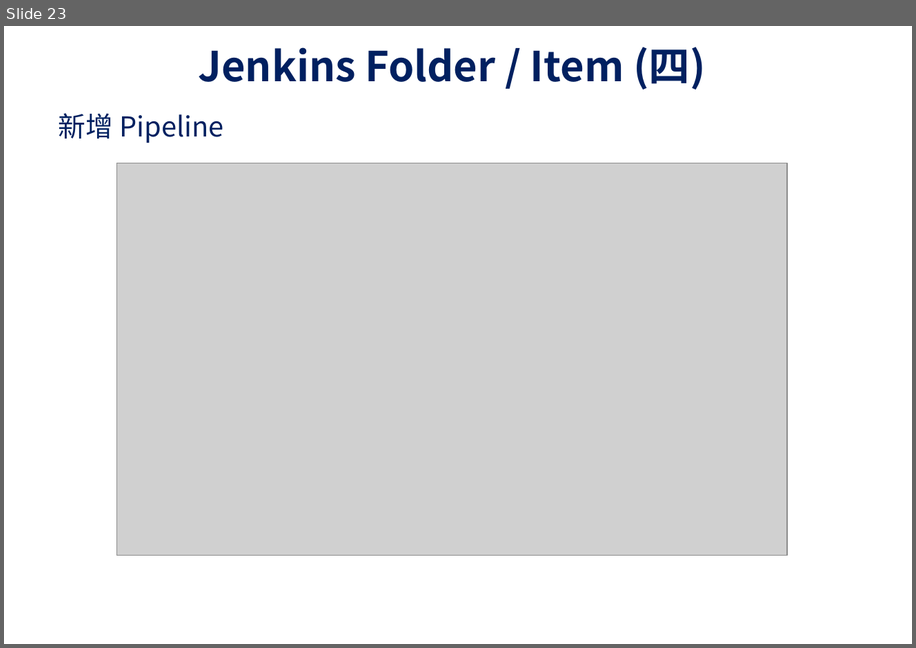
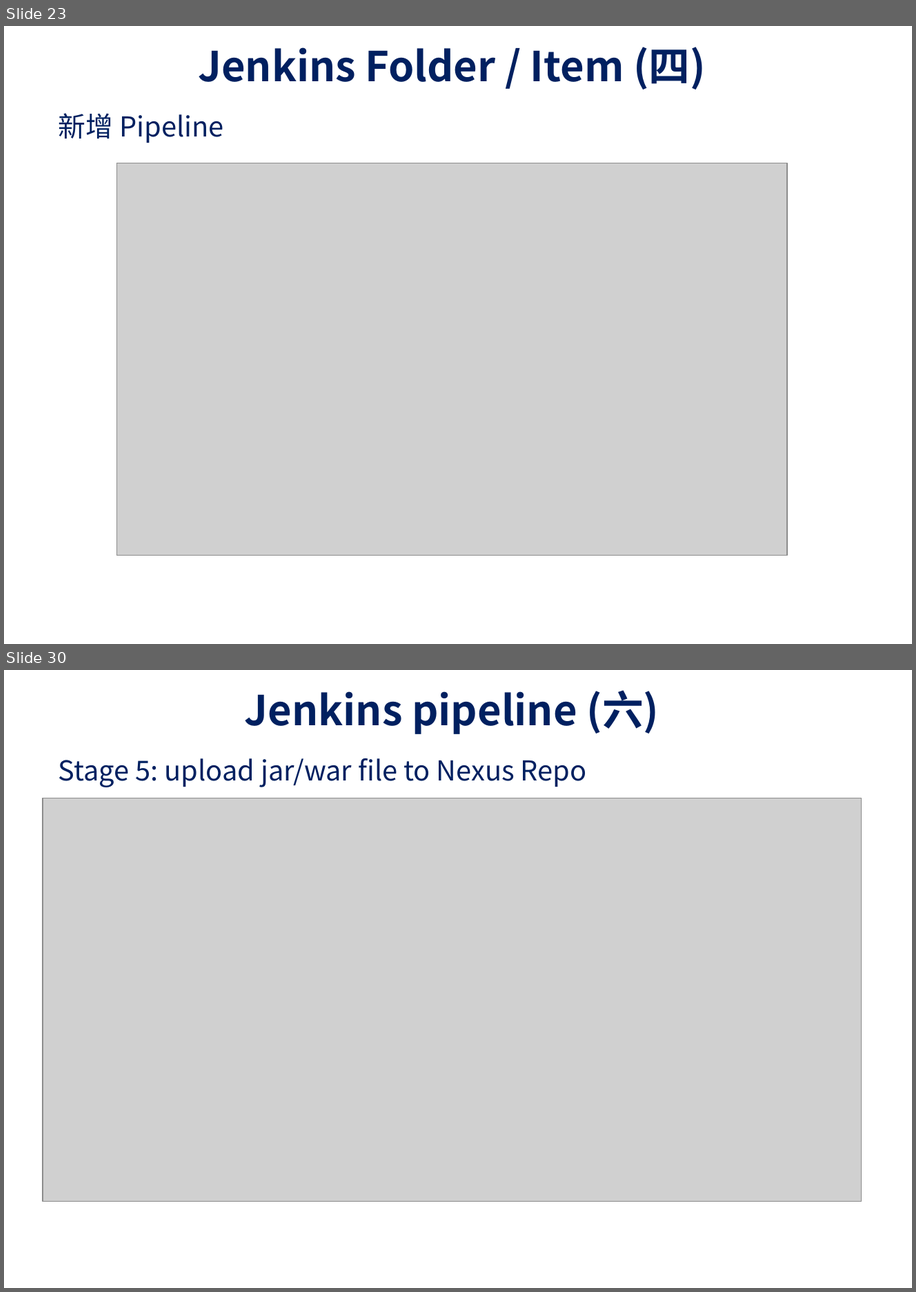
Before and after one commit to UDFWu/transfile, a slide deck: CICD Process.pptx. Shown one above the other, each under a label of ours: slide 23 before the commit, slides 23 and 30 after it; the slides between them are not shown. The pictures are 916x648 and 916x1292 pixels, drawn with LibreOffice and Linux fonts; fonts in the diff are those of the drawing; grey boxes stand for pictures; background and template pictures are left out. Boxes give left, top, right and bottom in pixels: in the first picture for what was removed or moved away, otherwise in the second. Text is boxed around its words. In the diff, an @@ line names an element or a change of style, - is before the commit and + after.

```diff
--- a/CICD Process.pptx
+++ b/CICD Process.pptx
@@ slide 30 added at box(4, 670, 912, 1288), background picture (left out) @@
@@ title added at box(245, 690, 659, 734), 36 pt, text #002060, bold @@
+Jenkins pipeline (六)
@@ text added at box(59, 758, 587, 787), 24 pt, text #002060 @@
+Stage 5: upload jar/war file to Nexus Repo
@@ picture added at box(43, 798, 862, 1201) @@
```
Also in this commit, not shown: 7 other slides added.
